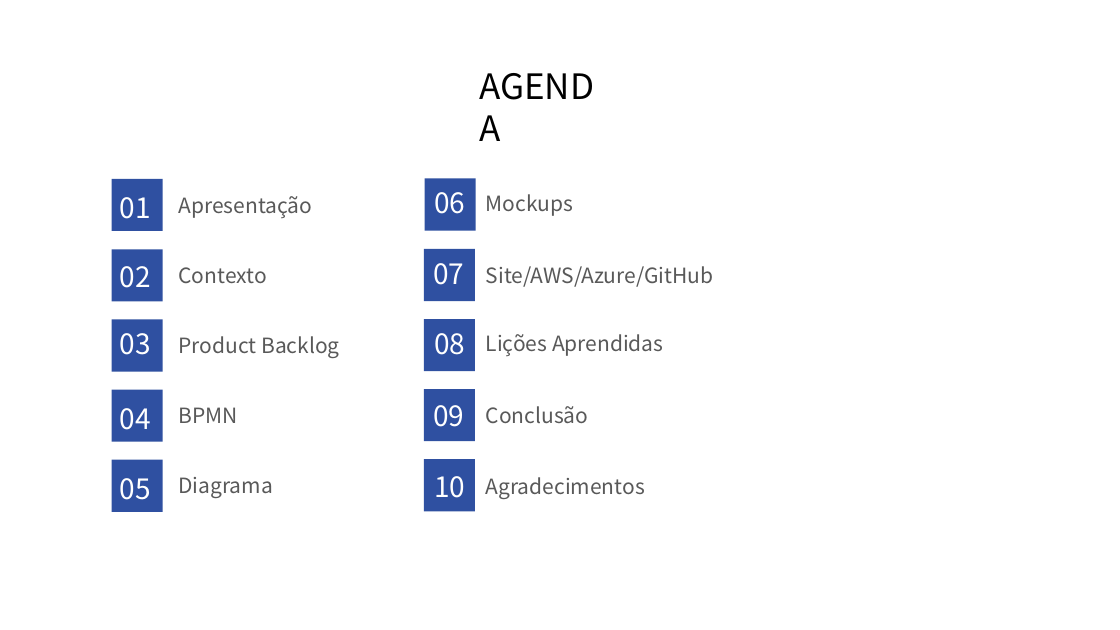
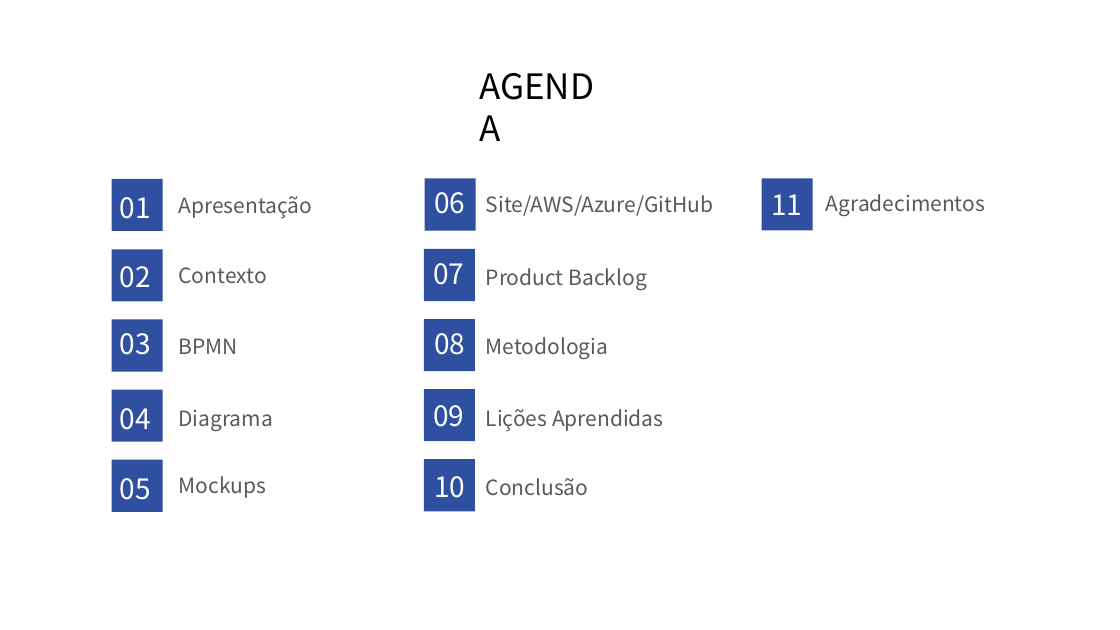
Before and after one commit to 2ADSC-Grupo9-HSO/Documentacao, a slide deck: slide 3 of HSOsprint2.pptx. Drawn at 1120x630 pixels with LibreOffice and Linux fonts; fonts in the diff are those of the drawing. Boxes give left, top, right and bottom in pixels: in the first picture for what was removed or moved away, otherwise in the second. Text is boxed around its words. In the diff, an @@ line names an element or a change of style, - is before the commit and + after.

Commit message:
add metodologia ao ppt

```diff
--- a/HSOsprint2.pptx
+++ b/HSOsprint2.pptx
@@ rectangle added at (762,178,813,230), fill #2F50A1 @@
@@ text "Site/AWS/Azure/GitHub": place and size @@
-text "Site/AWS/Azure/GitHub" at (486,266,714,287)
+text "Site/AWS/Azure/GitHub" at (486,195,714,216)
@@ text added at (771,194,802,215), 24 pt, text #FFFFFF @@
+11
@@ text "Agradecimentos": place and size @@
-text "Agradecimentos" at (486,477,645,499)
+text "Agradecimentos" at (826,194,985,216)
@@ text "Product Backlog": place and size @@
-text "Product Backlog" at (179,336,339,358)
+text "Product Backlog" at (486,268,647,290)
@@ text "BPMN": place and size @@
-text "BPMN" at (179,407,238,423)
+text "BPMN" at (179,338,238,354)
@@ text added at (486,337,609,359), 18 pt, text #595959 @@
+Metodologia
@@ text "Diagrama": place and size @@
-text "Diagrama" at (179,477,274,498)
+text "Diagrama" at (179,410,274,431)
@@ text "Lições Aprendidas": place and size @@
-text "Lições Aprendidas" at (486,334,664,356)
+text "Lições Aprendidas" at (486,409,664,431)
@@ text "Mockups": place and size @@
-text "Mockups" at (486,194,573,216)
+text "Mockups" at (179,476,266,498)
@@ text "Conclusão": place and size @@
-text "Conclusão" at (486,406,589,423)
+text "Conclusão" at (486,478,589,495)
```
Also in this commit, not shown: 1 slide added.
